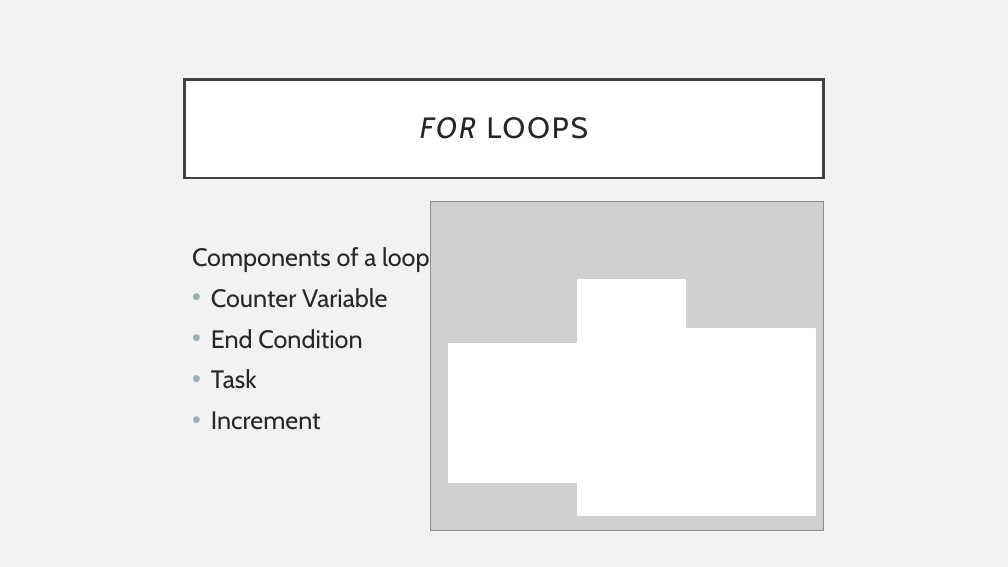
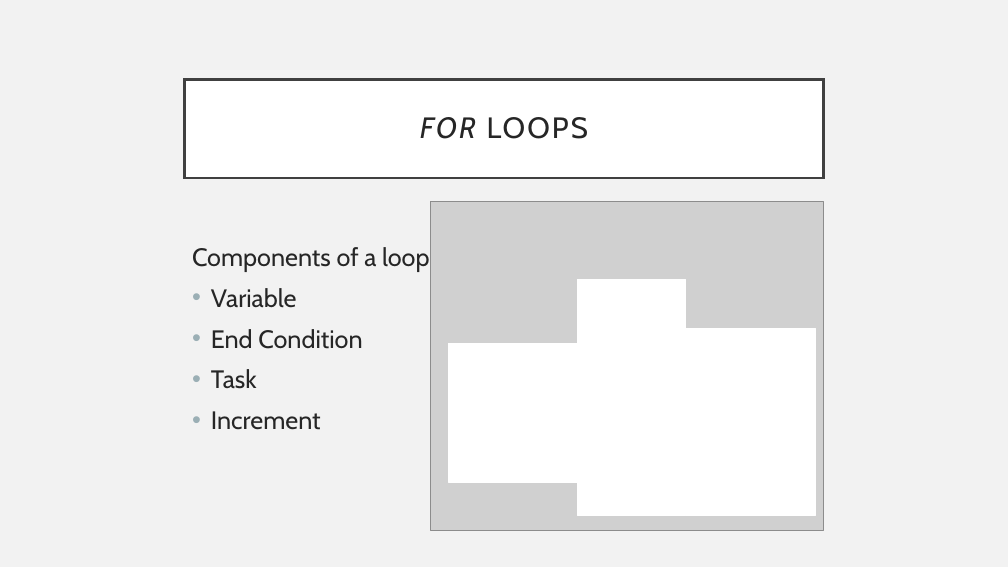
Before and after one commit to Gammerdinger/Introduction_to_Unix_and_programming, a slide deck: slide 5 of Basics_of_for_loops/Basic_of_for_loops.pptx. Drawn at 1008x567 pixels with LibreOffice and Linux fonts; fonts in the diff are those of the drawing; grey boxes stand for pictures. Boxes give left, top, right and bottom in pixels: in the first picture for what was removed or moved away, otherwise in the second. Text is boxed around its words. In the diff, an @@ line names an element or a change of style, - is before the commit and + after.

```diff
--- a/Basics_of_for_loops/Basic_of_for_loops.pptx
+++ b/Basics_of_for_loops/Basic_of_for_loops.pptx
@@ text at (211, 288, 297, 308): text changed @@
-• Counter Variable
+• Variable
```
Also in this commit, not shown: 1 other slide changed.
